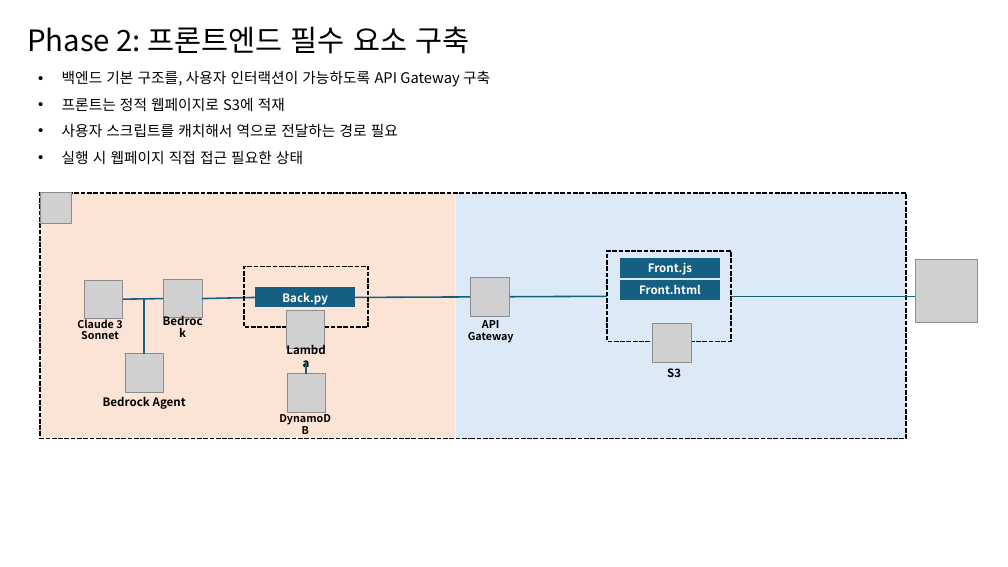
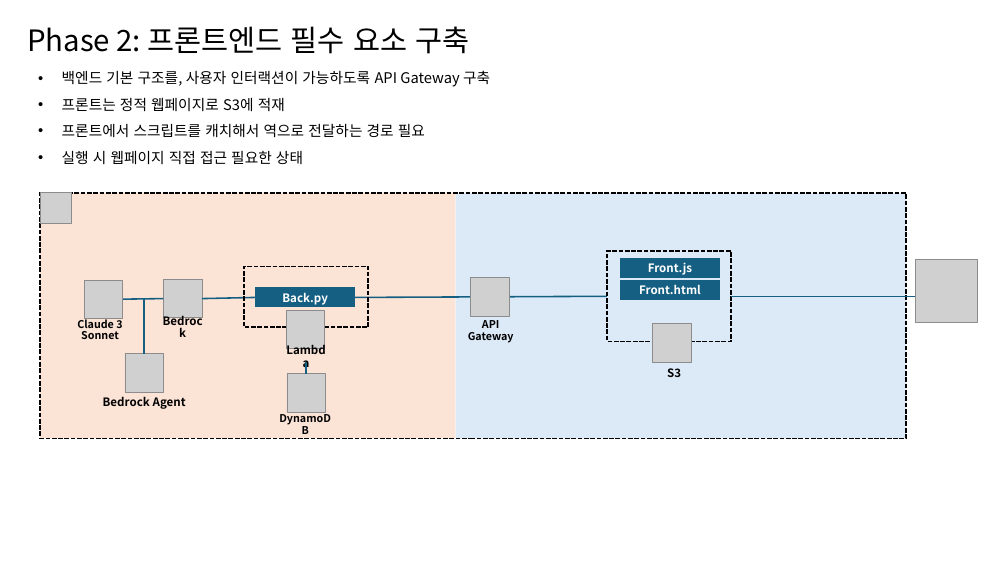
Before and after one commit to Yihoon-J/tarot-chat-AI, a slide deck: slide 6 of 개발계획서.pptx. Drawn at 1008x567 pixels with LibreOffice and Linux fonts; fonts in the diff are those of the drawing; grey boxes stand for pictures. Boxes give left, top, right and bottom in pixels: in the first picture for what was removed or moved away, otherwise in the second. Text is boxed around its words. In the diff, an @@ line names an element or a change of style, - is before the commit and + after.

Commit message:
풀버전 백엔드 로컬버전 추가하고 파일 정리

```diff
--- a/개발계획서.pptx
+++ b/개발계획서.pptx
@@ text at [62,124,425,137]: text changed @@
-• 사용자 스크립트를 캐치해서 역으로 전달하는 경로 필요
+• 프론트에서 스크립트를 캐치해서 역으로 전달하는 경로 필요
```
Also in this commit, not shown: 3 other slides changed, 5 other files.
